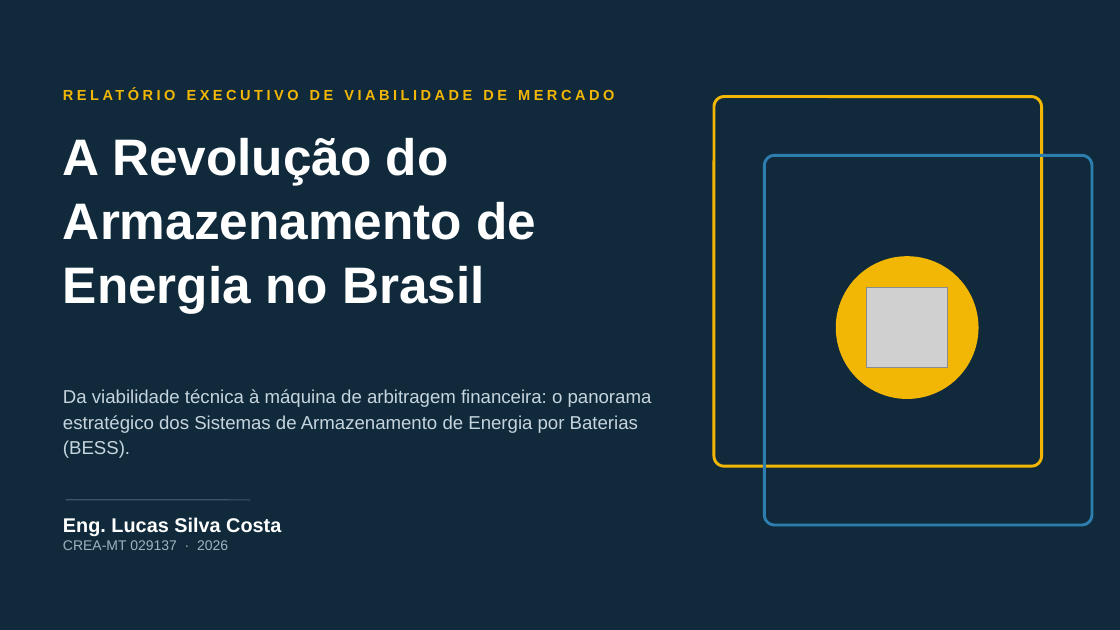
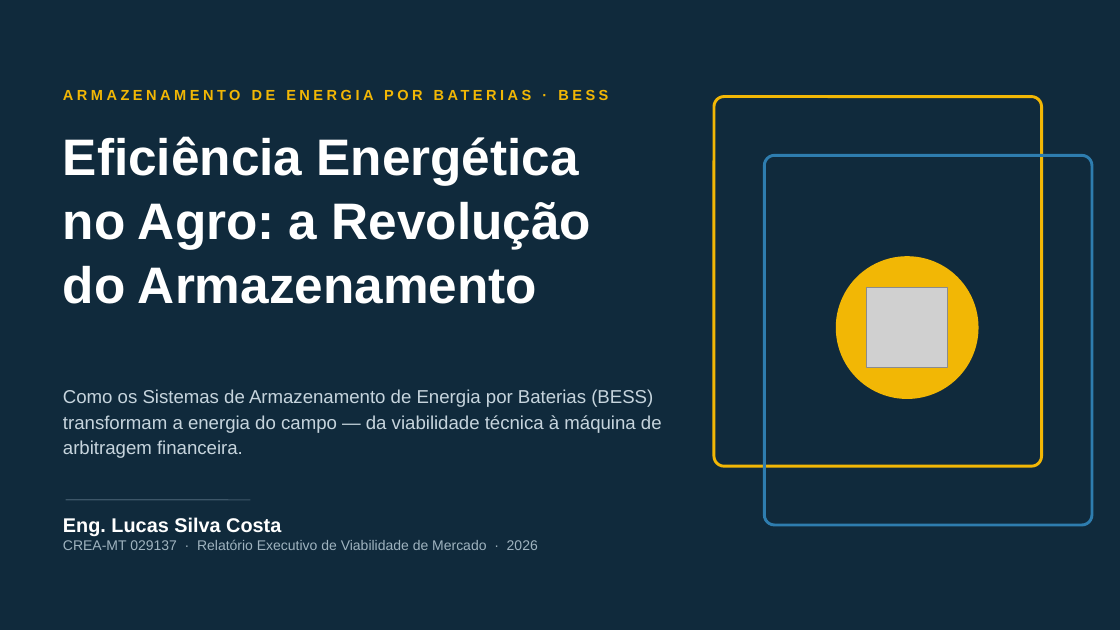
Before and after one commit to Lucas200988/sonare-crm, a slide deck: slide 1 of apresentacoes/BESS_Brasil_Lucas_Silva_Costa.pptx. Drawn at 1120x630 pixels with LibreOffice and Linux fonts; fonts in the diff are those of the drawing; grey boxes stand for pictures. Boxes give left, top, right and bottom in pixels: in the first picture for what was removed or moved away, otherwise in the second. Text is boxed around its words. In the diff, an @@ line names an element or a change of style, - is before the commit and + after.

```diff
--- a/apresentacoes/BESS_Brasil_Lucas_Silva_Costa.pptx
+++ b/apresentacoes/BESS_Brasil_Lucas_Silva_Costa.pptx
@@ text at (63,80,735,109): text changed @@
-RELATÓRIO EXECUTIVO DE VIABILIDADE DE MERCADO
+ARMAZENAMENTO DE ENERGIA POR BATERIAS · BESS
@@ text at (63,136,591,304): text changed @@
-A Revolução do
-Armazenamento de
-Energia no Brasil
+Eficiência Energética
+no Agro: a Revolução
+do Armazenamento
@@ text at (63,389,662,458): text changed @@
-Da viabilidade técnica à máquina de arbitragem financeira: o panorama estratégico dos Sistemas de Armazenamento de Energia por Baterias (BESS).
+Como os Sistemas de Armazenamento de Energia por Baterias (BESS) transformam a energia do campo — da viabilidade técnica à máquina de arbitragem financeira.
@@ text at (63,539,538,550): text changed @@
-CREA-MT 029137 · 2026
+CREA-MT 029137 · Relatório Executivo de Viabilidade de Mercado · 2026
```
Also in this commit, not shown: 7 other slides changed.
